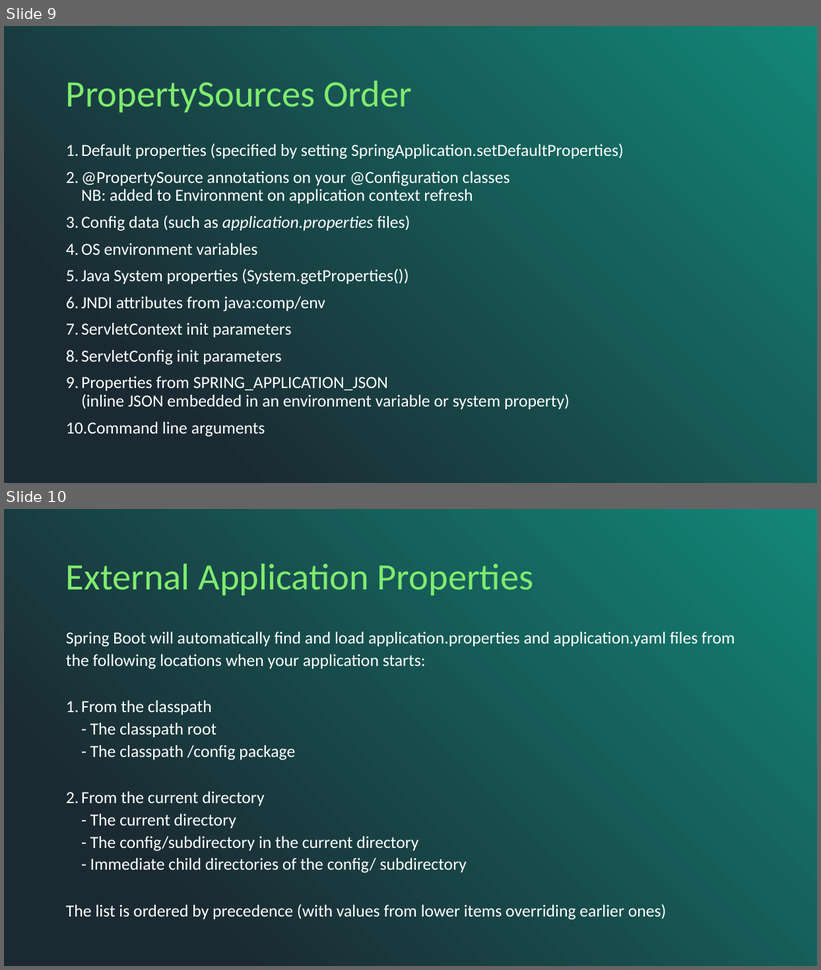
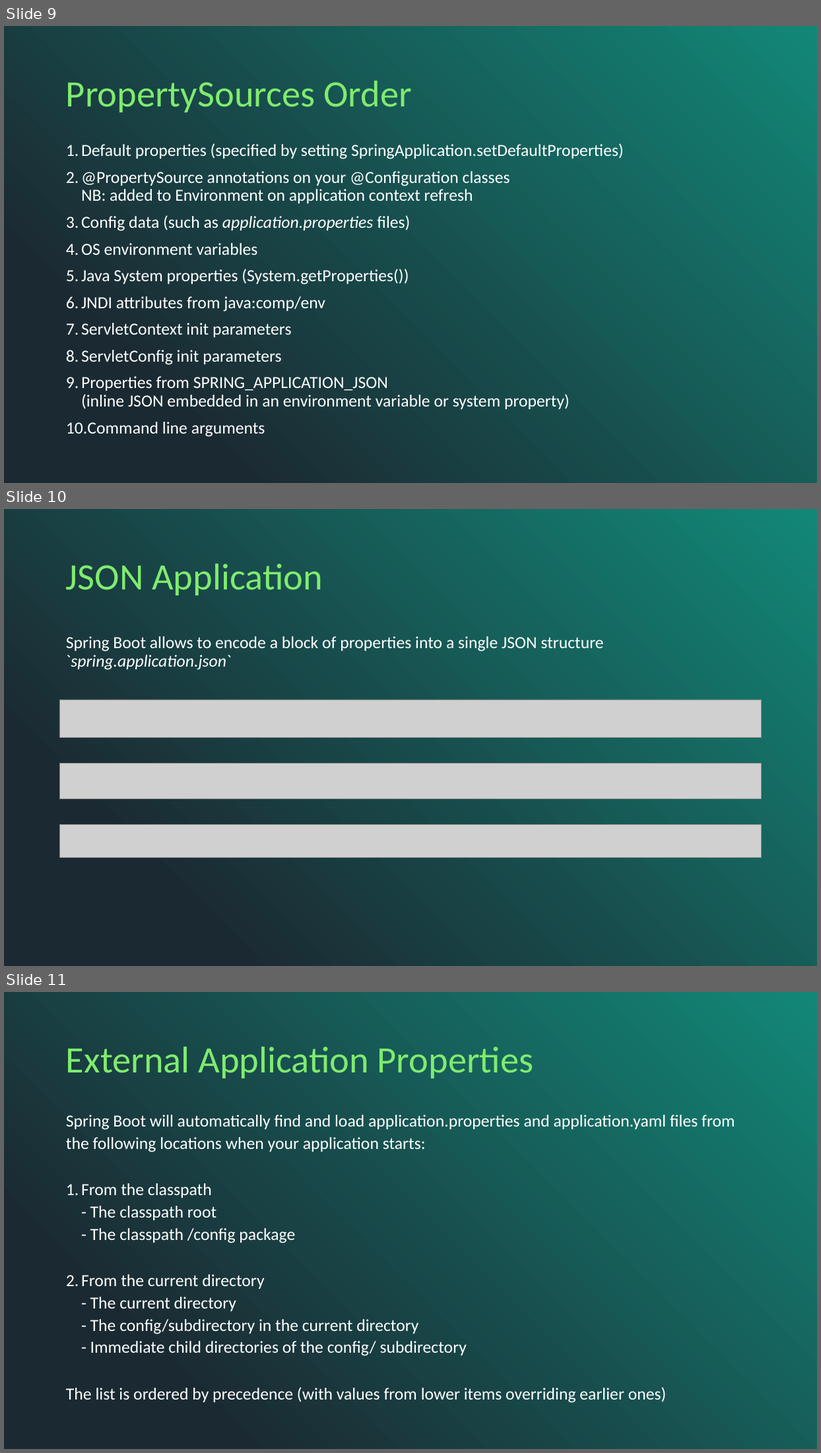
Before and after one commit to averkhoglyad/spring-boot-properties-prototype, a slide deck: spring configs.pptx. Shown one above the other, each under a label of ours: slides 9 and 10 before the commit, slides 9, 10 and 11 after it. The pictures are 821x970 and 821x1453 pixels, drawn with LibreOffice and Linux fonts; fonts in the diff are those of the drawing; grey boxes stand for pictures. Boxes give left, top, right and bottom in pixels: in the first picture for what was removed or moved away, otherwise in the second. Text is boxed around its words. In the diff, an @@ line names an element or a change of style, - is before the commit and + after.

```diff
--- a/spring configs.pptx
+++ b/spring configs.pptx
@@ slide 10 added at (4,509,817,966), background gradient #128778 to #1B2A32 @@
@@ title added at (66,564,323,595), 44 pt, text #80EB6E @@
+JSON Application
@@ text added at (66,636,604,670), 20 pt, text #FFFFFF @@
+Spring Boot allows to encode a block of properties into a single JSON structure `spring.application.json`
@@ picture added at (60,700,762,738) @@
@@ picture added at (60,763,762,799) @@
@@ picture added at (60,825,762,858) @@
@@ what was slide 10 is now slide 11 @@
```
Also in this commit, not shown: 3 slides changed, 2 other slides added, 1 other file.
